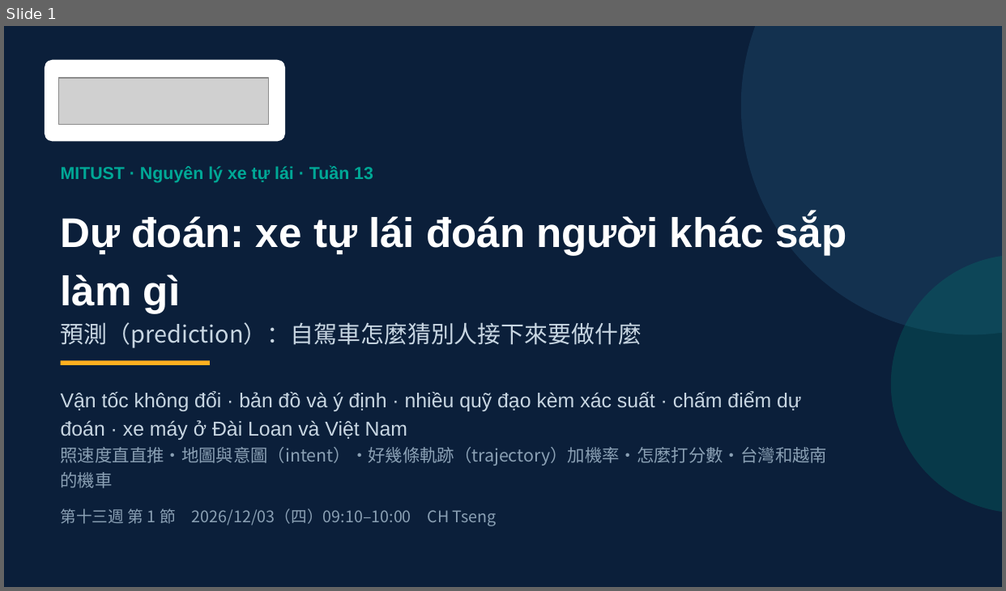
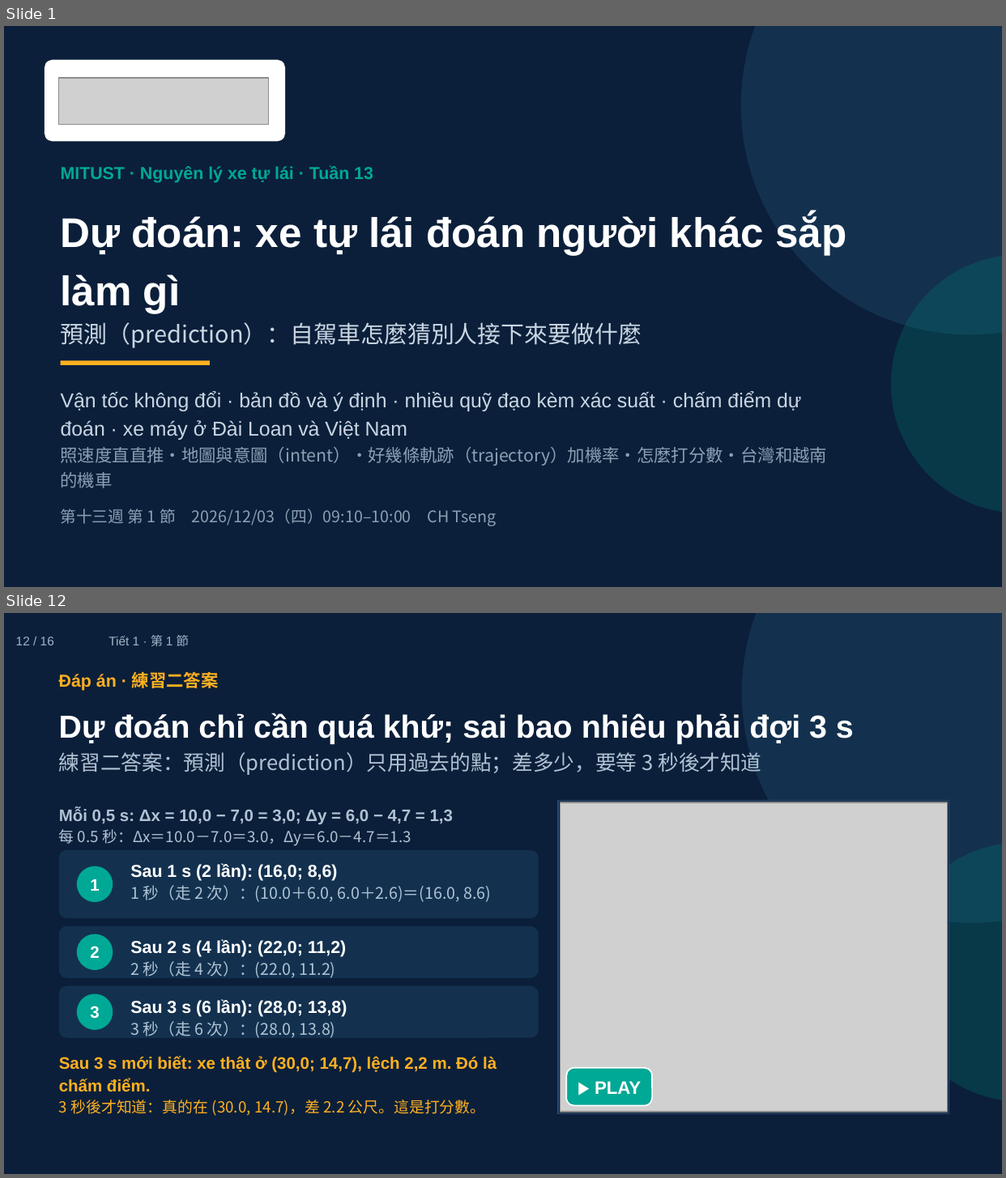
Before and after one commit to ch-neural/MITUST-Principles-of-Self-Driving-Cars, a slide deck: 第十三週(12-03)/第十三週_第1節_簡報.pptx. Shown one above the other, each under a label of ours: slide 1 before the commit, slides 1 and 12 after it; the slides between them are not shown. The pictures are 1006x591 and 1006x1178 pixels, drawn with LibreOffice and Linux fonts; fonts in the diff are those of the drawing; grey boxes stand for pictures. Boxes give left, top, right and bottom in pixels: in the first picture for what was removed or moved away, otherwise in the second. Text is boxed around its words. In the diff, an @@ line names an element or a change of style, - is before the commit and + after.

```diff
--- a/第十三週(12-03)/第十三週_第1節_簡報.pptx
+++ b/第十三週(12-03)/第十三週_第1節_簡報.pptx
@@ slide 12 added at [4,613,1002,1174], background #0B1F3A @@
@@ text added at [16,636,54,645], 9 pt, text #9FB3C8 @@
+12 / 16
@@ text added at [108,635,189,646], 9 pt, text #9FB3C8 @@
+Tiết 1 · 第 1 節
@@ ellipse added at [743,613,1002,922], fill #13314F, outline #13314F 1 pt @@
@@ text added at [59,671,219,691], 12.5 pt, text #FFB020, bold @@
+Đáp án · 練習二答案
@@ text added at [59,713,854,775], 23 pt, text #FFFFFF, bold @@
+Dự đoán chỉ cần quá khứ; sai bao nhiêu phải đợi 3 s
+練習二答案：預測（prediction）只用過去的點；差多少，要等 3 秒後才知道
@@ rectangle added at [558,801,949,1114], fill #0B1F3A, outline #2C4A6E 1 pt @@
@@ picture added at [560,803,948,1112] @@
@@ text added at [59,808,453,846], 12 pt, text #AFC3D4, bold @@
+Mỗi 0,5 s: Δx = 10,0 − 7,0 = 3,0; Δy = 6,0 − 4,7 = 1,3
+每 0.5 秒：Δx＝10.0－7.0＝3.0，Δy＝6.0－4.7＝1.3
@@ rounded rectangle added at [59,850,538,918], fill #13314F @@
@@ ellipse added at [892,842,1002,1102], fill #007F72 at 28% opacity @@
@@ ellipse added at [77,867,113,902], fill #00A896 @@
@@ text added at [90,879,99,891], 12 pt, text #FFFFFF, bold @@
+1
@@ text added at [130,863,491,902], 11.5 pt, text #AFC3D4 @@
+Sau 1 s (2 lần): (16,0; 8,6)
+1 秒（走 2 次）：(10.0＋6.0, 6.0＋2.6)＝(16.0, 8.6)
@@ rounded rectangle added at [59,926,538,978], fill #13314F @@
@@ ellipse added at [77,935,113,970], fill #00A896 @@
@@ text added at [90,946,99,958], 12 pt, text #FFFFFF, bold @@
+2
@@ text added at [130,939,347,978], 12.5 pt, text #FFFFFF, bold @@
+Sau 2 s (4 lần): (22,0; 11,2)
+2 秒（走 4 次）：(22.0, 11.2)
@@ rounded rectangle added at [59,986,538,1038], fill #13314F @@
@@ ellipse added at [77,995,113,1030], fill #00A896 @@
@@ text added at [130,999,347,1038], 12.5 pt, text #FFFFFF, bold @@
+Sau 3 s (6 lần): (28,0; 13,8)
+3 秒（走 6 次）：(28.0, 13.8)
@@ text added at [90,1006,99,1019], 12 pt, text #FFFFFF, bold @@
+3
@@ text added at [59,1056,496,1116], 12 pt, text #FFB020, bold @@
+Sau 3 s mới biết: xe thật ở (30,0; 14,7), lệch 2,2 m. Đó là chấm điểm.
+3 秒後才知道：真的在 (30.0, 14.7)，差 2.2 公尺。這是打分數。
@@ rounded rectangle added at [566,1068,652,1106], fill #00A896, outline #FFFFFF 1 pt, 13 pt, text #FFFFFF, bold @@
+▶ PLAY
```
Also in this commit, not shown: 13 slides changed, 1 other slide added, 1 other file.
